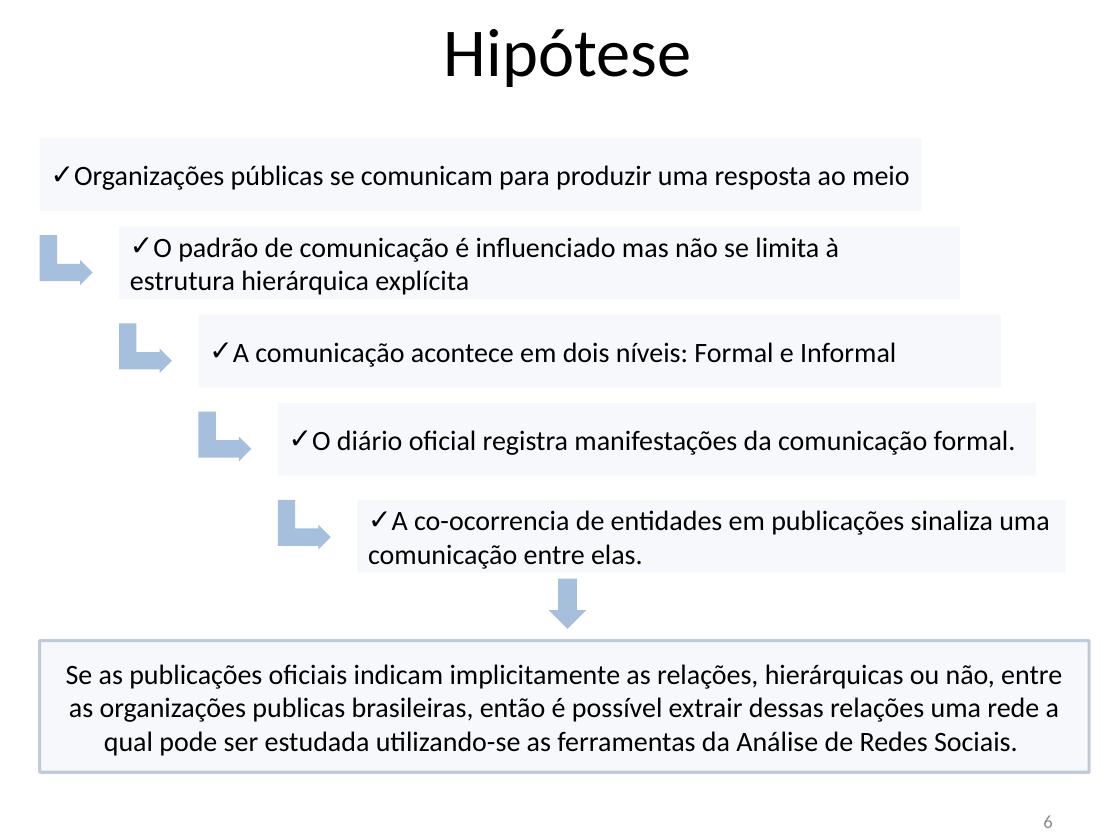
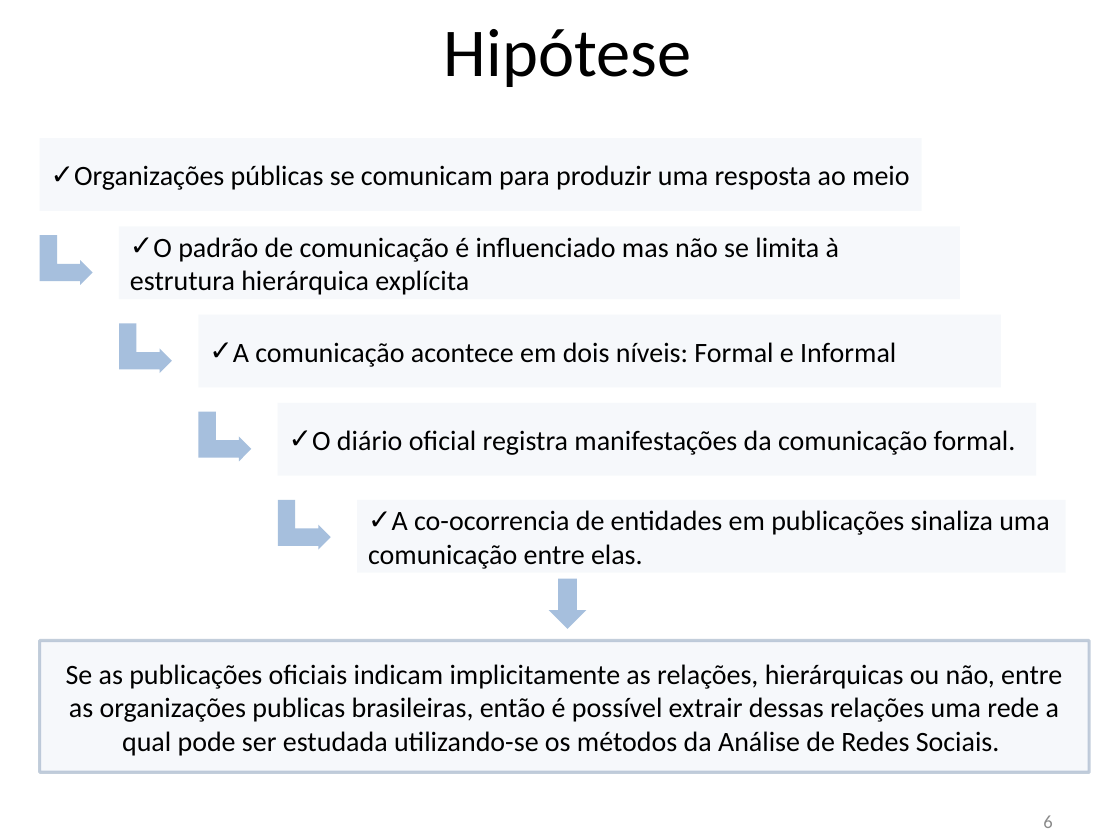
Before and after one commit to frubbs/analisador-dou, a slide deck: slide 6 of Dissertacao/Apresentação1.pptx. Drawn at 1120x840 pixels with LibreOffice and Linux fonts; fonts in the diff are those of the drawing. Boxes give left, top, right and bottom in pixels: in the first picture for what was removed or moved away, otherwise in the second. Text is boxed around its words. In the diff, an @@ line names an element or a change of style, - is before the commit and + after.

```diff
--- a/Dissertacao/Apresentação1.pptx
+++ b/Dissertacao/Apresentação1.pptx
@@ text in rectangle at [66,664,1062,756]: text changed @@
-Se as publicações oficiais indicam implicitamente as relações, hierárquicas ou não, entre as organizações publicas brasileiras, então é possível extrair dessas relações uma rede a qual pode ser estudada utilizando-se as ferramentas da Análise de Redes Sociais.
+Se as publicações oficiais indicam implicitamente as relações, hierárquicas ou não, entre as organizações publicas brasileiras, então é possível extrair dessas relações uma rede a qual pode ser estudada utilizando-se os métodos da Análise de Redes Sociais.
```
Also in this commit, not shown: 7 other slides changed, 7 slides added, 5 slides removed, 18 other files.
